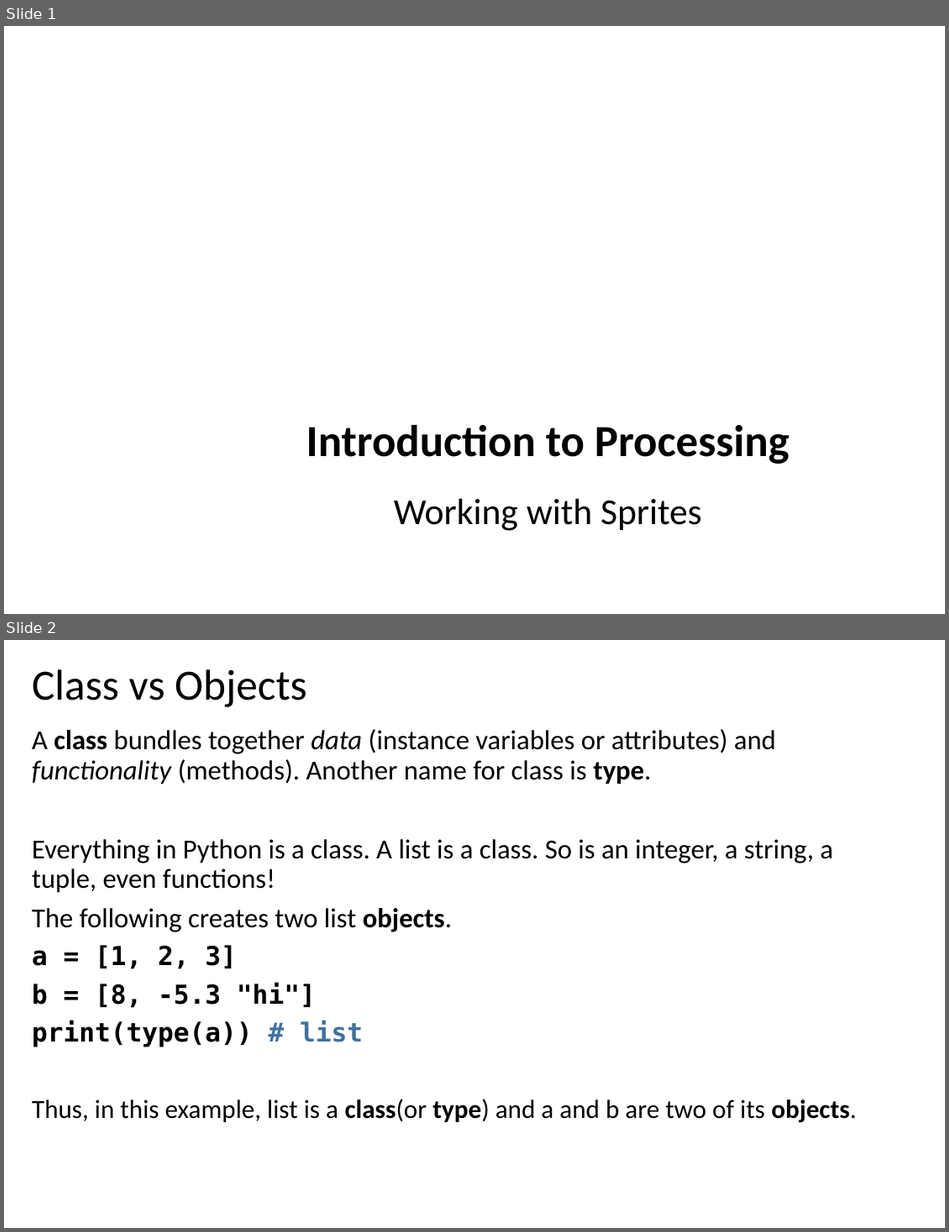
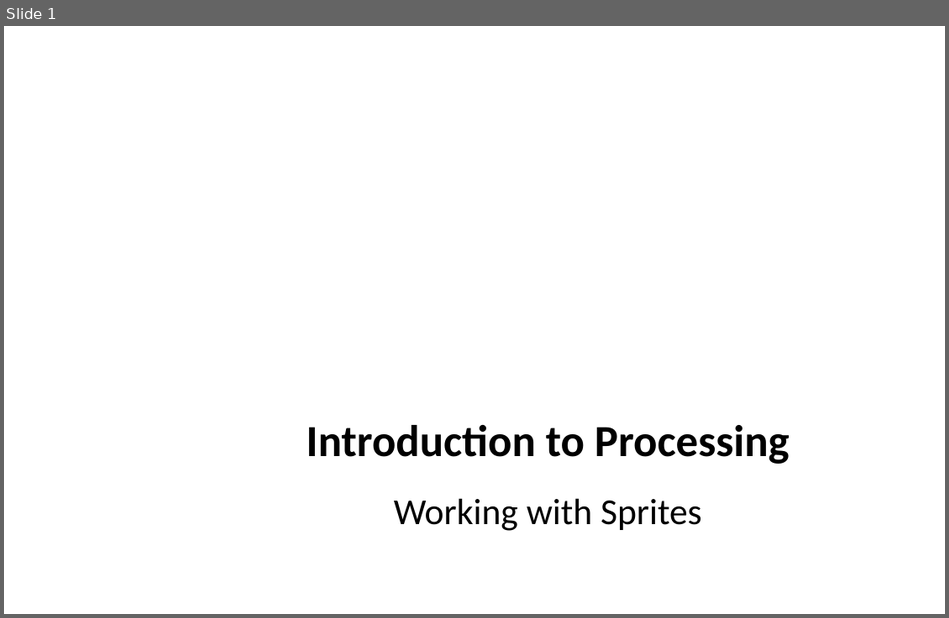
Before and after one commit to LongBaoNguyen/longbaonguyen.github.io, a slide deck: courses/apcsp/processing_arcade/processing3.pptx. Shown one above the other, each under a label of ours: slides 1 and 2 before the commit, slide 1 after it. The pictures are 949x1232 and 949x618 pixels, drawn with LibreOffice and Linux fonts; fonts in the diff are those of the drawing. Boxes give left, top, right and bottom in pixels: in the first picture for what was removed or moved away, otherwise in the second. Text is boxed around its words. In the diff, an @@ line names an element or a change of style, - is before the commit and + after.

```diff
--- a/courses/apcsp/processing_arcade/processing3.pptx
+++ b/courses/apcsp/processing_arcade/processing3.pptx
@@ slide 2 removed at (4,640,945,1228), background #FFFFFF @@
@@ title removed at (32,669,307,707) @@
-Class vs Objects
@@ text removed at (32,729,856,1123) @@
-A class bundles together data (instance variables or attributes) and functionality (methods). Another name for class is type.
-Everything in Python is a class. A list is a class. So is an integer, a string, a tuple, even functions!
-The following creates two list objects.
-a = [1, 2, 3]
-b = [8, -5.3 "hi"]
-print(type(a)) # list
-Thus, in this example, list is a class(or type) and a and b are two of its objects.
```
Also in this commit, not shown: 13 slides changed, 1 slide added, 2 other slides removed, 8 other files.
